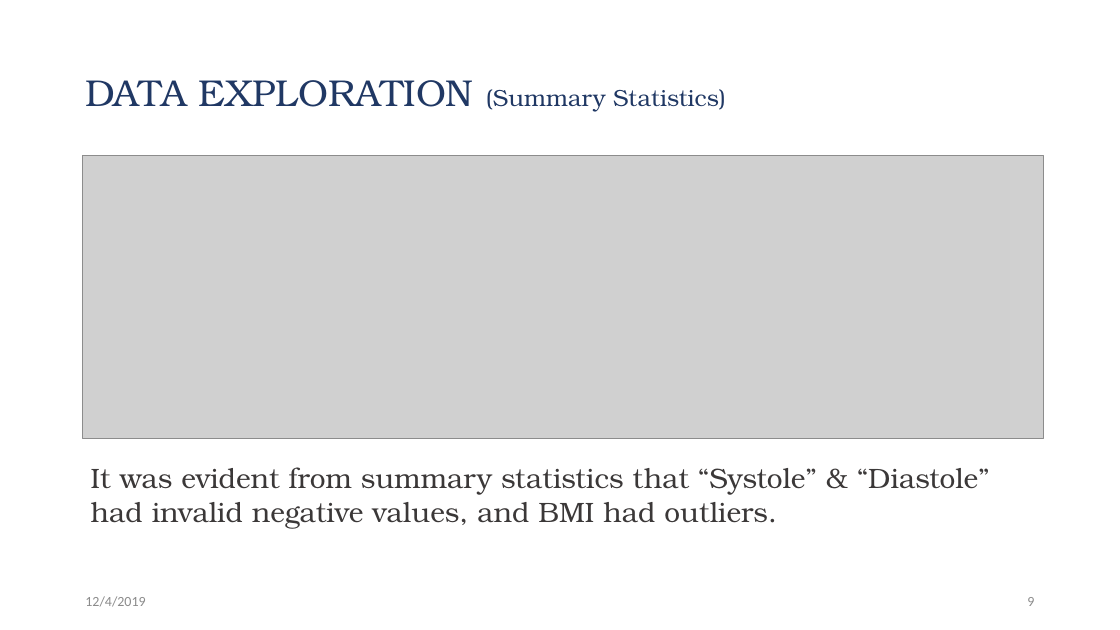
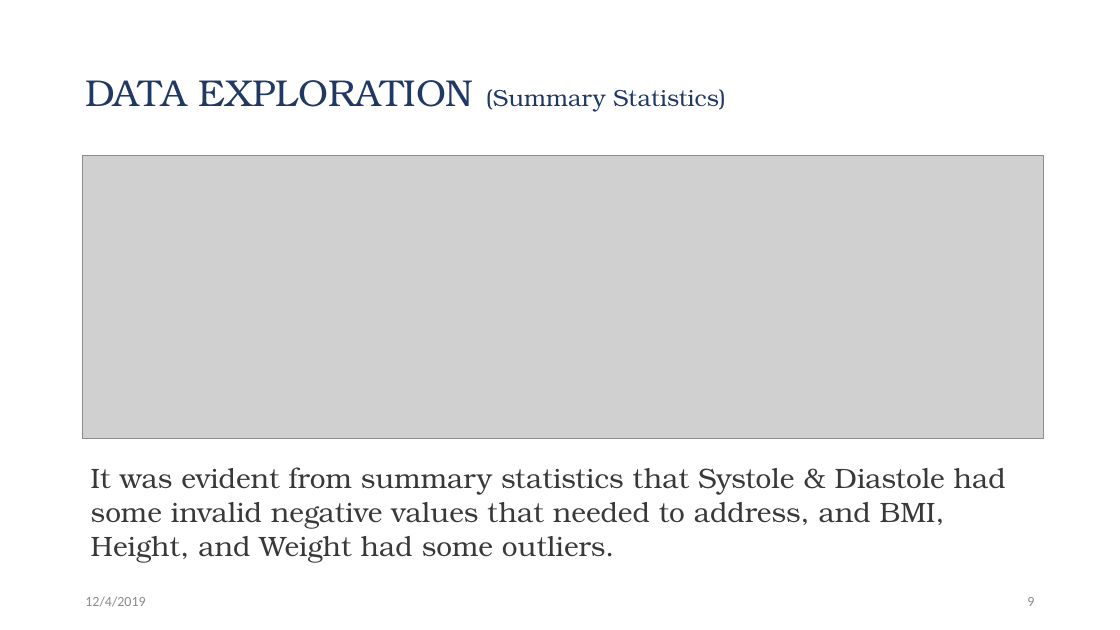
Before and after one commit to Jwen-pg/cds501-predicting-heart-disease, a slide deck: slide 9 of presentation.pptx. Drawn at 1120x630 pixels with LibreOffice and Linux fonts; fonts in the diff are those of the drawing; grey boxes stand for pictures. Boxes give left, top, right and bottom in pixels: in the first picture for what was removed or moved away, otherwise in the second. Text is boxed around its words. In the diff, an @@ line names an element or a change of style, - is before the commit and + after.

```diff
--- a/presentation.pptx
+++ b/presentation.pptx
@@ text at bbox=[91, 467, 1006, 562]: text changed @@
-It was evident from summary statistics that “Systole” & “Diastole” had invalid negative values, and BMI had outliers.
+It was evident from summary statistics that Systole & Diastole had some invalid negative values that needed to address, and BMI, Height, and Weight had some outliers.
```
Also in this commit, not shown: 2 slides added.
